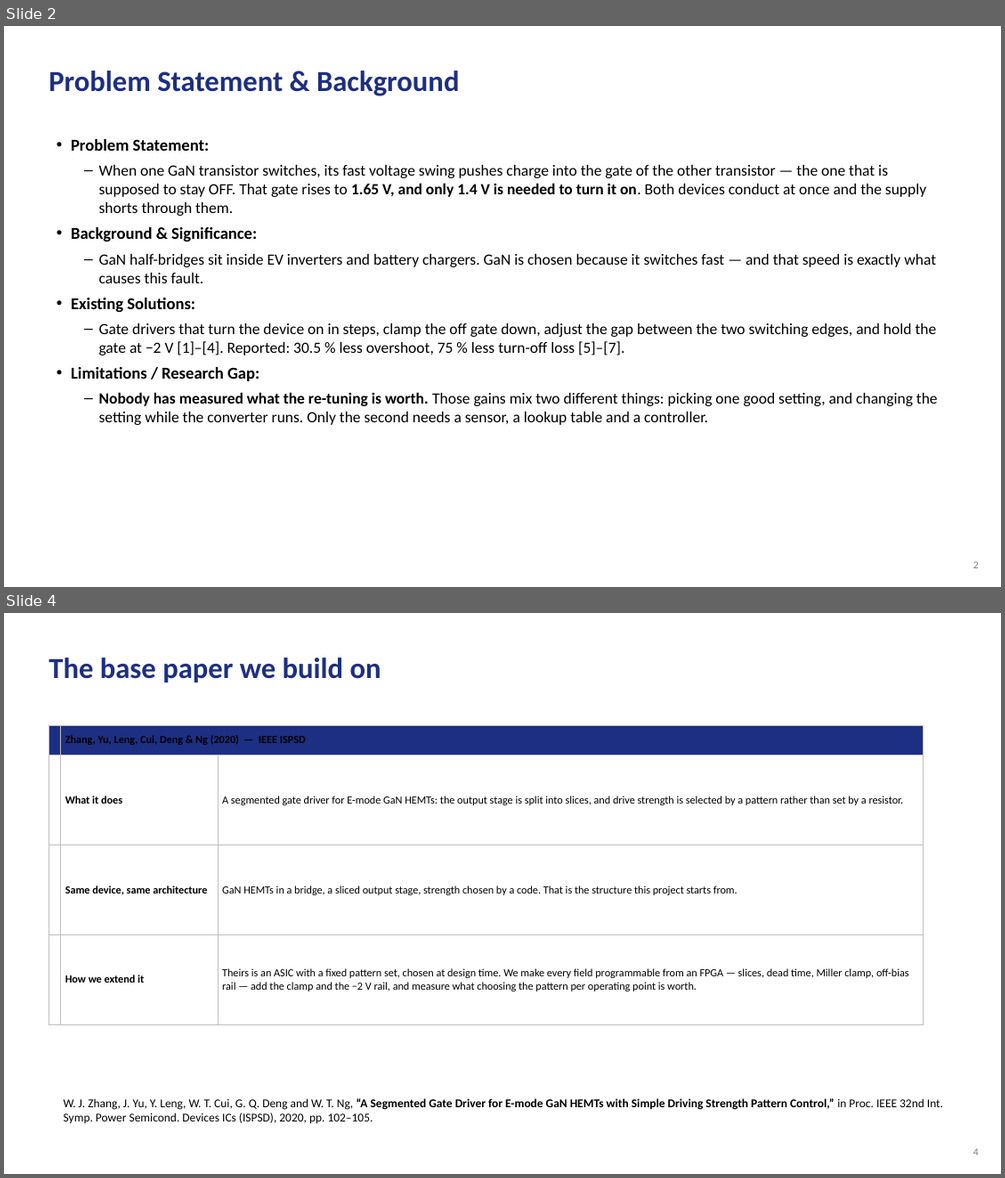
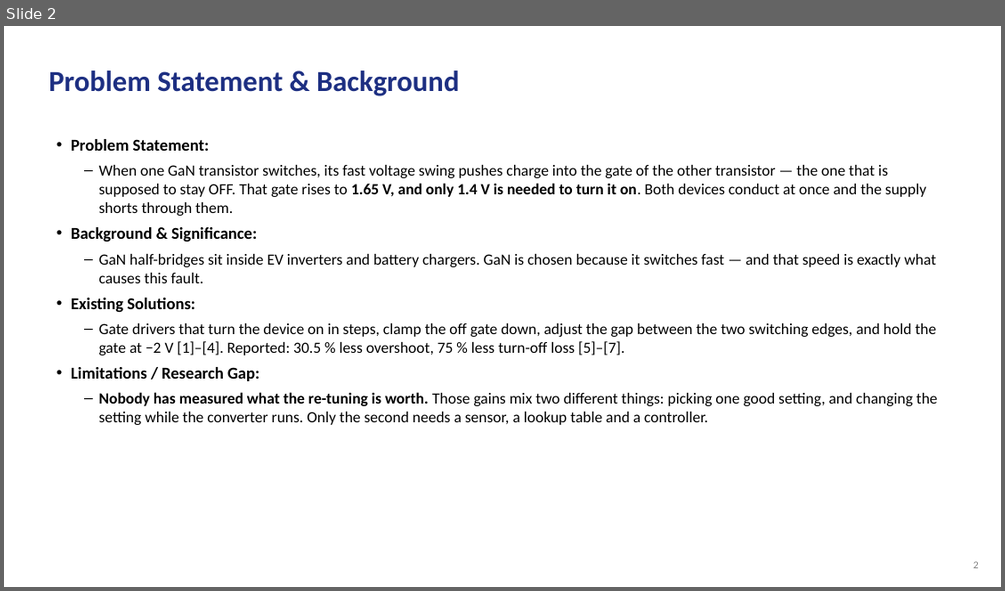
Before and after one commit to Amritha902/gan-driver, a slide deck: review/GaN_Review1_PRESENT.pptx. Shown one above the other, each under a label of ours: slides 2 and 4 before the commit, slide 2 after it; the slides between them are not shown. The pictures are 1005x1178 and 1005x591 pixels, drawn with LibreOffice and Linux fonts; fonts in the diff are those of the drawing. Boxes give left, top, right and bottom in pixels: in the first picture for what was removed or moved away, otherwise in the second. Text is boxed around its words. In the diff, an @@ line names an element or a change of style, - is before the commit and + after.

```diff
--- a/review/GaN_Review1_PRESENT.pptx
+++ b/review/GaN_Review1_PRESENT.pptx
@@ slide 4 removed at (4,613,1001,1174), background #FFFFFF @@
@@ text removed at (48,657,381,682) @@
-The base paper we build on
@@ table removed at (48,725,920,1024), 4 rows, 5 columns @@
- | Zhang, Yu, Leng, Cui, Deng & Ng (2020) — IEEE ISPSD |  |  | 
- | What it does | A segmented gate driver for E-mode GaN HEMTs: the output stage is split into slices, and drive strength is selected by a pattern rather than set by a resistor. |  | 
- | Same device, same architecture | GaN HEMTs in a bridge, a sliced output stage, strength chosen by a code. That is the structure this project starts from. |  | 
- | How we extend it | Theirs is an ASIC with a fixed pattern set, chosen at design time. We make every field programmable from an FPGA — slices, dead time, Miller clamp, off-bias rail — add the clamp and the −2 V rail, and measure what choosing the pattern per operating point is worth. |  | 
@@ text removed at (64,1098,943,1123) @@
-W. J. Zhang, J. Yu, Y. Leng, W. T. Cui, G. Q. Deng and W. T. Ng, “A Segmented Gate Driver for E-mode GaN HEMTs with Simple Driving Strength Pattern Control,” in Proc. IEEE 32nd Int. Symp. Power Semicond. Devices ICs (ISPSD), 2020, pp. 102–105.
@@ text removed at (973,1148,979,1155) @@
-4
```
Also in this commit, not shown: 14 slides changed, 6 other slides removed, 14 other files.
